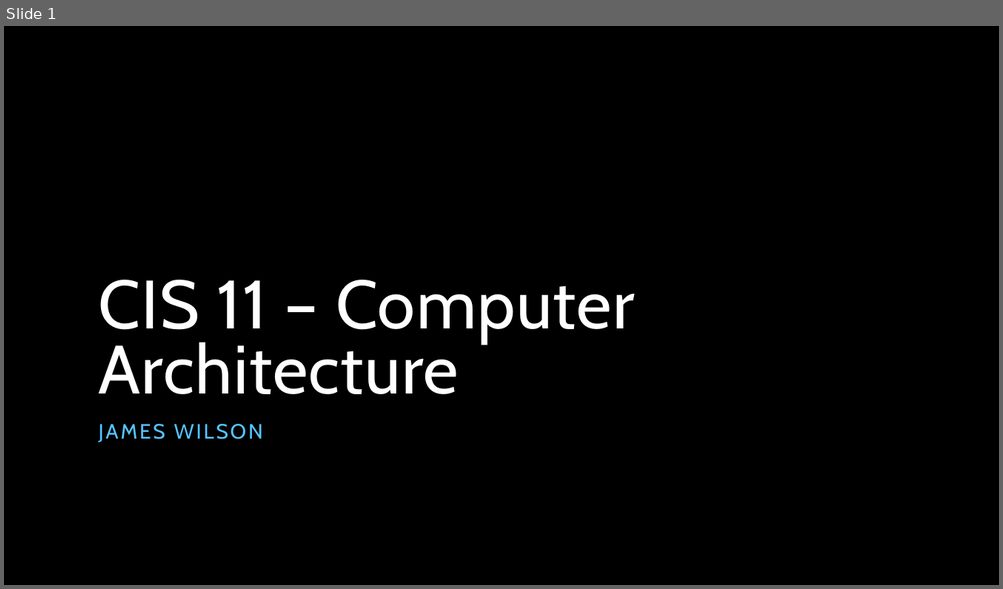
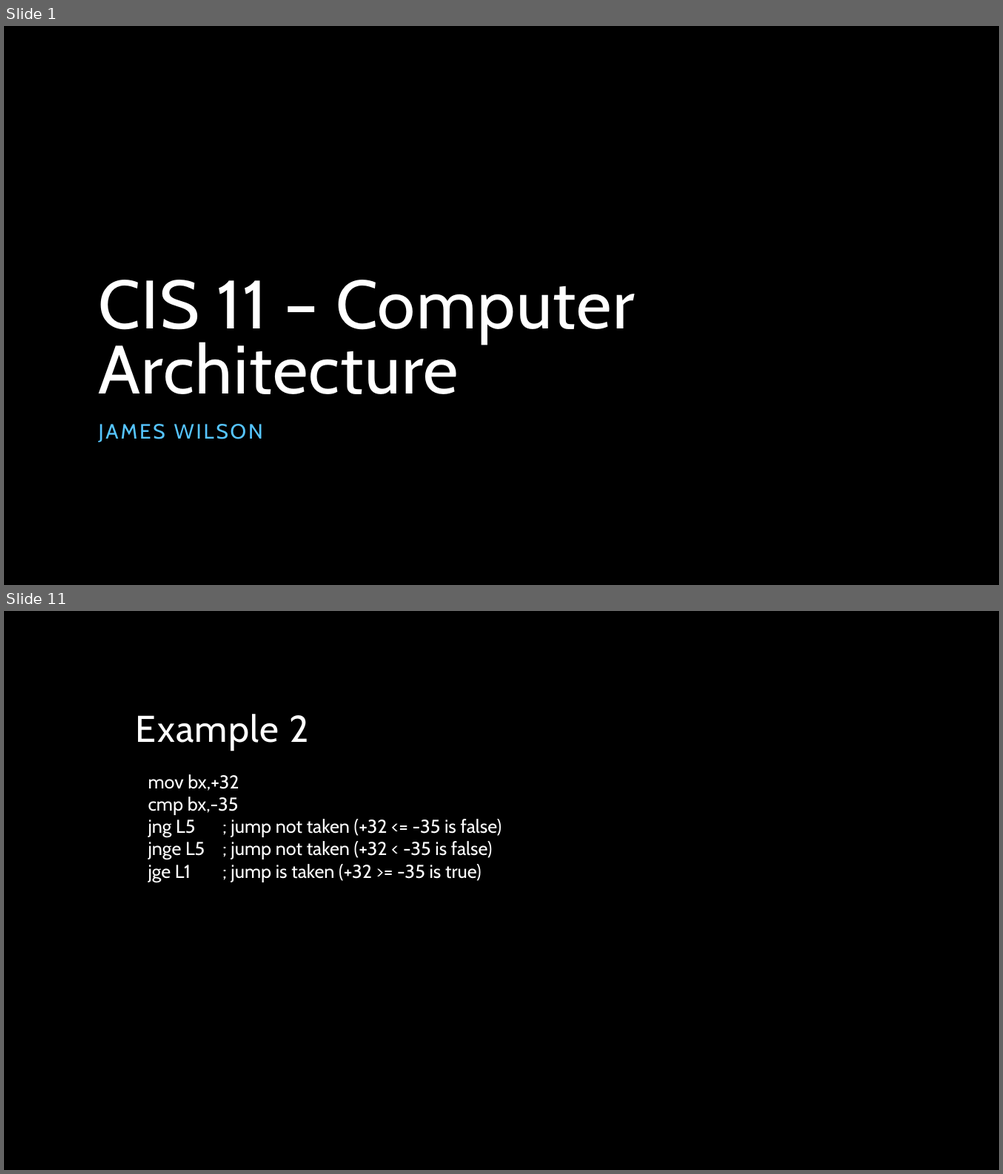
Before and after one commit to jameswilson281/CIS---11-Assembly-Programming, a slide deck: Week 7/07 - Conditional Processing.pptx. Shown one above the other, each under a label of ours: slide 1 before the commit, slides 1 and 11 after it; the slides between them are not shown. The pictures are 1003x589 and 1003x1174 pixels, drawn with LibreOffice and Linux fonts; fonts in the diff are those of the drawing; background and template pictures are left out. Boxes give left, top, right and bottom in pixels: in the first picture for what was removed or moved away, otherwise in the second. Text is boxed around its words. In the diff, an @@ line names an element or a change of style, - is before the commit and + after.

```diff
--- a/Week 7/07 - Conditional Processing.pptx
+++ b/Week 7/07 - Conditional Processing.pptx
@@ slide 11 added at [4,611,999,1170], background picture (left out) @@
@@ title added at [136,714,309,750], 36 pt, text #FFFFFF @@
+Example 2
@@ text added at [148,775,502,883], 18 pt, text #FFFFFF @@
+mov bx,+32
+cmp bx,-35
+jng L5 ; jump not taken (+32 <= -35 is false)
+jnge L5 ; jump not taken (+32 < -35 is false)
+jge L1 ; jump is taken (+32 >= -35 is true)
```
Also in this commit, not shown: 11 other slides added, 1 other file.
